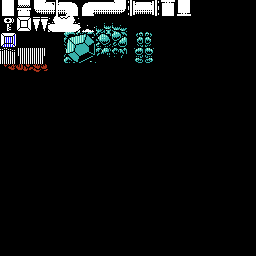
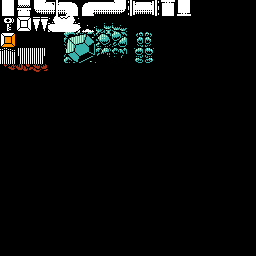
Layers edited between the first and the second 256 x 256 image:
painted on "320BD_tiles.png" over [2, 33, 16, 47]
